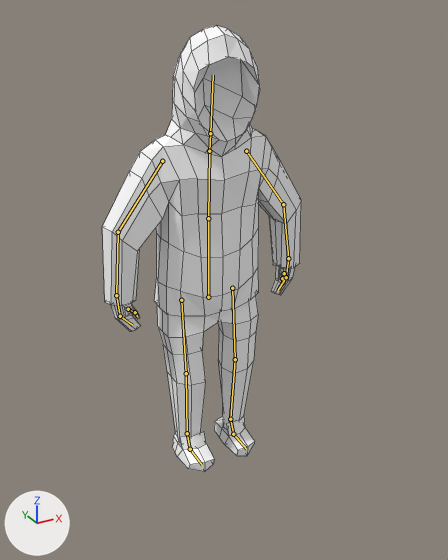
The Blender file Resources/77613_Simple_Character__rigged_/Shadowmanv5_again.blend: old version first, new version second.
One viewpoint serves both versions: a 50 mm lens placed at (-7.05, -13.42, 12.17), pointed at (-0.06, -0.73, 5.82). Every picture has the same lights, and +X, +Y and +Z are marked at lower left. The bones that bend it are drawn over the model as lines. Mesh edges are drawn as thin lines.
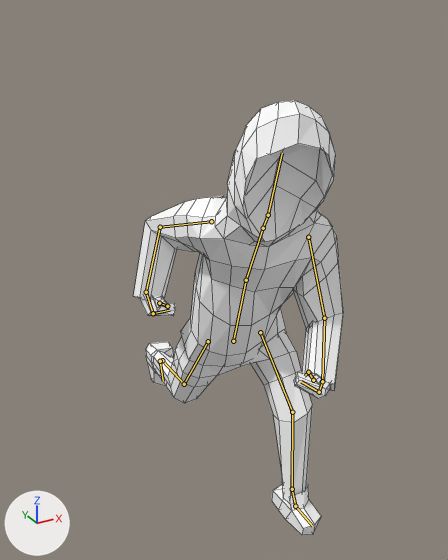
The newer file adds an action. The first version stands in its rest pose; the second is drawn at frame 19 of the action 'RunCycle'.

Pixel boxes (x1, y1, x2, y2) of what changed, in the pictures (448 x 560 px):
'Cube.000', posed: before (102, 26, 301, 471); after (134, 101, 343, 535)
bone 'Stomach', root to tip: before (208, 297) to (208, 218); after (233, 341) to (246, 280)
bone 'Chest', root to tip: before (208, 218) to (209, 151); after (246, 280) to (263, 228)
bone 'Upper arm.l', root to tip: before (246, 151) to (283, 204); after (308, 237) to (324, 318)
bone 'Lower arm.l', root to tip: before (283, 204) to (288, 258); after (324, 318) to (322, 381)
bone 'Hand.l', root to tip: before (288, 258) to (286, 277); after (322, 381) to (319, 392)
bone 'Upper thumb.l', root to tip: before (284, 273) to (282, 278); after (313, 380) to (308, 372)
bone 'Lower thumb.l', root to tip: before (282, 278) to (283, 282); after (308, 372) to (305, 375)
bone 'Fingers.l', root to tip: before (286, 277) to (278, 290); after (319, 392) to (301, 381)
bone 'Head', root to tip: before (210, 133) to (213, 75); after (268, 215) to (282, 153)
bone 'Upper arm.r', root to tip: before (162, 161) to (118, 232); after (211, 221) to (160, 227)
bone 'Lower arm.r', root to tip: before (118, 232) to (116, 295); after (160, 227) to (146, 292)
bone 'Hand.r', root to tip: before (116, 295) to (120, 316); after (146, 292) to (153, 313)
bone 'Upper thumb.r', root to tip: before (128, 309) to (135, 312); after (159, 303) to (167, 306)
bone 'Lower thumb.r', root to tip: before (135, 312) to (137, 316); after (167, 306) to (165, 306)
bone 'Fingers.r', root to tip: before (120, 316) to (132, 325); after (153, 313) to (169, 310)
bone 'Upper leg.r', root to tip: before (181, 300) to (186, 373); after (208, 341) to (184, 384)

Patch to the scene script:
```diff
--- a/Resources/77613_Simple_Character__rigged_/Shadowmanv5_again.blend.py
+++ b/Resources/77613_Simple_Character__rigged_/Shadowmanv5_again.blend.py
@@ bone_stomach @@
 bone_stomach = bpy.data.objects['skelet'].pose.bones['Stomach']
-bone_stomach.location = (0.0, 0.0, 0.0)
-bone_stomach.rotation_quaternion = (1.0, 0.0, 0.0, 0.0)  # degrees (0, 0, 0)
+bone_stomach.location = (-0.13, -0.83, -1.16)
+bone_stomach.rotation_quaternion = (0.981, -0.178, -0.078, -0.014)  # degrees (-21, -9, 0)
@@ bone_chest @@
 bone_chest = bpy.data.objects['skelet'].pose.bones['Chest']  # child of 'Stomach'
-bone_chest.rotation_quaternion = (1.0, 0.0, 0.0, 0.0)  # degrees (0, 0, 0)
+bone_chest.rotation_quaternion = (0.996, -0.03, -0.085, 0.016)  # degrees (-4, -10, 2)
@@ bone_upper_arm_l @@
 bone_upper_arm_l = bpy.data.objects['skelet'].pose.bones['Upper arm.l']  # child of 'Chest'
-bone_upper_arm_l.location = (0.0, 0.0, 0.0)
-bone_upper_arm_l.rotation_quaternion = (1.0, 0.0, 0.0, 0.0)  # degrees (0, 0, 0)
+bone_upper_arm_l.location = (-0.1, 0.1, -0.11)
+bone_upper_arm_l.rotation_quaternion = (0.949, -0.262, -0.087, 0.154)  # degrees (-32, -5, 20)
@@ bone_lower_arm_l @@
 bone_lower_arm_l = bpy.data.objects['skelet'].pose.bones['Lower arm.l']  # child of 'Upper arm.l'
-bone_lower_arm_l.rotation_quaternion = (1.0, 0.0, 0.0, 0.0)  # degrees (0, 0, 0)
+bone_lower_arm_l.rotation_quaternion = (0.924, -0.373, 0.077, -0.024)  # degrees (-44, 7, -6)
@@ bone_hand_l @@
 bone_hand_l = bpy.data.objects['skelet'].pose.bones['Hand.l']  # child of 'Lower arm.l'
-bone_hand_l.rotation_quaternion = (1.0, 0.0, 0.0, 0.0)  # degrees (0, 0, 0)
+bone_hand_l.rotation_quaternion = (0.942, -0.33, 0.018, 0.059)  # degrees (-38, 4, 6)
@@ bone_upper_thumb_l @@
 bone_upper_thumb_l = bpy.data.objects['skelet'].pose.bones['Upper thumb.l']  # child of 'Hand.l'
-bone_upper_thumb_l.rotation_quaternion = (1.0, 0.0, 0.0, 0.0)  # degrees (0, 0, 0)
+bone_upper_thumb_l.rotation_quaternion = (0.951, 0.063, -0.217, 0.209)  # degrees (2, -26, 24)
@@ bone_lower_thumb_l @@
 bone_lower_thumb_l = bpy.data.objects['skelet'].pose.bones['Lower thumb.l']  # child of 'Upper thumb.l'
-bone_lower_thumb_l.rotation_quaternion = (1.0, 0.0, 0.0, 0.0)  # degrees (0, 0, 0)
+bone_lower_thumb_l.rotation_quaternion = (0.45, 0.87, -0.127, 0.156)  # degrees (126, -23, -5)
@@ bone_fingers_l @@
 bone_fingers_l = bpy.data.objects['skelet'].pose.bones['Fingers.l']  # child of 'Hand.l'
-bone_fingers_l.rotation_quaternion = (1.0, 0.0, 0.0, 0.0)  # degrees (0, 0, 0)
+bone_fingers_l.rotation_quaternion = (0.903, -0.039, -0.027, 0.428)  # degrees (-5, -1, 51)
@@ bone_head @@
 bone_head = bpy.data.objects['skelet'].pose.bones['Head']  # child of 'Neck'
-bone_head.rotation_quaternion = (1.0, 0.0, 0.0, 0.0)  # degrees (0, 0, 0)
+bone_head.rotation_quaternion = (0.981, 0.195, -0.002, 0.022)  # degrees (22, -1, 2)
@@ bone_upper_arm_r @@
 bone_upper_arm_r = bpy.data.objects['skelet'].pose.bones['Upper arm.r']  # child of 'Chest'
-bone_upper_arm_r.location = (0.0, 0.0, 0.0)
-bone_upper_arm_r.rotation_quaternion = (1.0, 0.0, 0.0, 0.0)  # degrees (0, 0, 0)
+bone_upper_arm_r.location = (0.01, -0.11, 0.05)
+bone_upper_arm_r.rotation_quaternion = (0.942, 0.311, -0.104, -0.065)  # degrees (37, -9, -11)
@@ bone_lower_arm_r @@
 bone_lower_arm_r = bpy.data.objects['skelet'].pose.bones['Lower arm.r']  # child of 'Upper arm.r'
-bone_lower_arm_r.location = (0.0, 0.0, 0.0)
-bone_lower_arm_r.rotation_quaternion = (1.0, 0.0, 0.0, 0.0)  # degrees (0, 0, 0)
+bone_lower_arm_r.location = (-0.15, -0.22, 0.3)
+bone_lower_arm_r.rotation_quaternion = (0.805, -0.565, -0.14, 0.114)  # degrees (-71, -6, 20)
@@ bone_hand_r @@
 bone_hand_r = bpy.data.objects['skelet'].pose.bones['Hand.r']  # child of 'Lower arm.r'
-bone_hand_r.rotation_quaternion = (1.0, 0.0, 0.0, 0.0)  # degrees (0, 0, 0)
+bone_hand_r.rotation_quaternion = (0.942, -0.33, -0.018, -0.059)  # degrees (-38, -4, -6)
@@ bone_upper_thumb_r @@
 bone_upper_thumb_r = bpy.data.objects['skelet'].pose.bones['Upper thumb.r']  # child of 'Hand.r'
-bone_upper_thumb_r.rotation_quaternion = (1.0, 0.0, 0.0, 0.0)  # degrees (0, 0, 0)
+bone_upper_thumb_r.rotation_quaternion = (0.951, 0.063, 0.217, -0.209)  # degrees (2, 26, -24)
@@ bone_lower_thumb_r @@
 bone_lower_thumb_r = bpy.data.objects['skelet'].pose.bones['Lower thumb.r']  # child of 'Upper thumb.r'
-bone_lower_thumb_r.rotation_quaternion = (1.0, 0.0, 0.0, 0.0)  # degrees (0, 0, 0)
+bone_lower_thumb_r.rotation_quaternion = (0.45, 0.87, 0.127, -0.156)  # degrees (126, 23, 5)
@@ bone_fingers_r @@
 bone_fingers_r = bpy.data.objects['skelet'].pose.bones['Fingers.r']  # child of 'Hand.r'
-bone_fingers_r.rotation_quaternion = (1.0, 0.0, 0.0, 0.0)  # degrees (0, 0, 0)
+bone_fingers_r.rotation_quaternion = (0.903, -0.039, 0.027, -0.428)  # degrees (-5, 1, -51)
@@ bone_upper_leg_r @@
 bone_upper_leg_r = bpy.data.objects['skelet'].pose.bones['Upper leg.r']  # child of 'Stomach'
-bone_upper_leg_r.location = (0.0, 0.0, 0.0)
+bone_upper_leg_r.location = (0.09, 0.0, 0.01)
@@ bone_leg_control_l @@
 bone_leg_control_l = bpy.data.objects['skelet'].pose.bones['leg control.l']
-bone_leg_control_l.location = (0.0, 0.0, 0.0)
+bone_leg_control_l.location = (0.03, 3.26, 0.17)
@@ bone_leg_pole_target_l @@
 bone_leg_pole_target_l = bpy.data.objects['skelet'].pose.bones['Leg pole target.l']
-bone_leg_pole_target_l.location = (0.0, 0.0, 0.0)
+bone_leg_pole_target_l.location = (-0.1, 1.83, -0.68)
@@ bone_leg_control_r @@
 bone_leg_control_r = bpy.data.objects['skelet'].pose.bones['leg control.r']
-bone_leg_control_r.location = (0.0, 0.0, 0.0)
-bone_leg_control_r.rotation_quaternion = (1.0, 0.0, 0.0, 0.0)  # degrees (0, 0, 0)
+bone_leg_control_r.location = (0.28, -2.34, -2.2)
+bone_leg_control_r.rotation_quaternion = (0.739, 0.67, 0.066, 0.013)  # degrees (85, 5, 6)
@@ bone_leg_pole_target_r @@
 bone_leg_pole_target_r = bpy.data.objects['skelet'].pose.bones['Leg pole target.r']
-bone_leg_pole_target_r.location = (0.0, 0.0, 0.0)
+bone_leg_pole_target_r.location = (-0.09, 0.0, 0.0)
```
